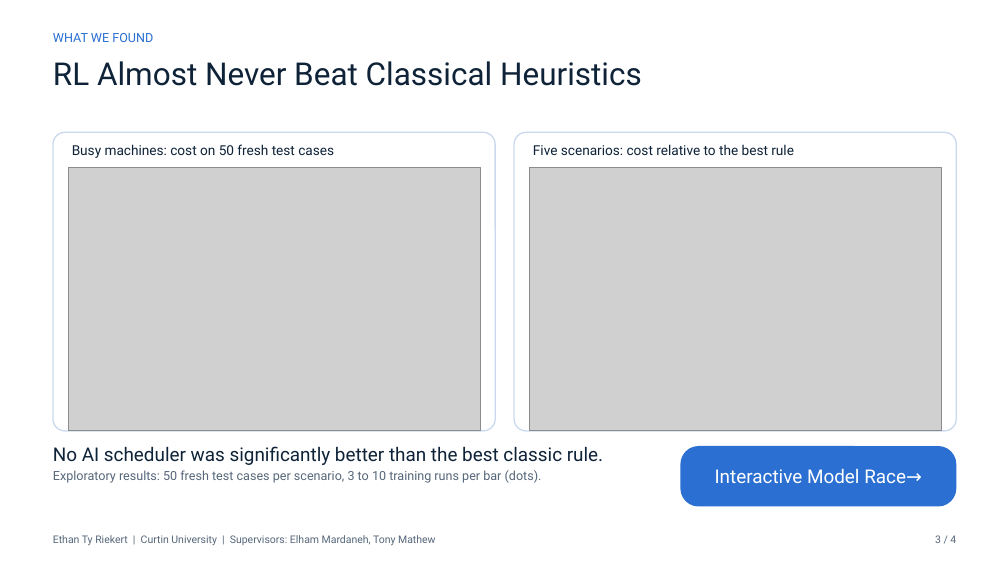
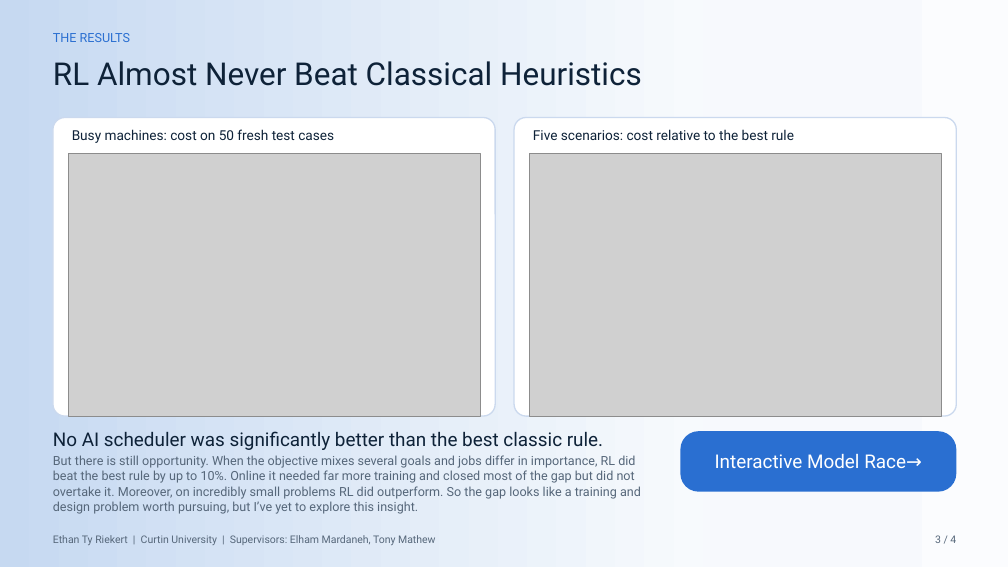
Before and after one commit to Ethan-Ty-Riekert/Neural-Knapsack-Research-Project, a slide deck: slide 3 of app/slides/Final_Presentation.pptx. Drawn at 1008x567 pixels with LibreOffice and Linux fonts; fonts in the diff are those of the drawing; grey boxes stand for pictures. Boxes give left, top, right and bottom in pixels: in the first picture for what was removed or moved away, otherwise in the second. Text is boxed around its words. In the diff, an @@ line names an element or a change of style, - is before the commit and + after.

```diff
--- a/app/slides/Final_Presentation.pptx
+++ b/app/slides/Final_Presentation.pptx
@@ background #FFFFFF to gradient #FBFCFE to #F7F9FD to #F7FAFD to #C6D9F1 @@
@@ text at bbox=[53, 33, 130, 42]: text changed @@
-WHAT WE FOUND
+THE RESULTS
@@ 3 rounded rectangles, 2 pictures, 2 texts: place and size @@
-3 rounded rectangles, 2 pictures, 2 texts at bbox=[53, 132, 957, 507]
+3 rounded rectangles, 2 pictures, 2 texts at bbox=[53, 117, 957, 492]
@@ text "No AI scheduler was significantly ...": place and size @@
-text "No AI scheduler was significantly ..." at bbox=[53, 446, 603, 483]
+text "No AI scheduler was significantly ..." at bbox=[53, 431, 641, 514]
@@ text at bbox=[53, 455, 641, 514]: text changed @@
-Exploratory results: 50 fresh test cases per scenario, 3 to 10 training runs per bar (dots).
+But there is still opportunity. When the objective mixes several goals and jobs differ in importance, RL did beat the best rule by up to 10%. Online it needed far more training and closed most of the gap but did not overtake it. Moreover, on incredibly small problems RL did outperform. So the gap looks like a training and design problem worth pursuing, but I’ve yet to explore this insight.
```
Also in this commit, not shown: 2 other slides changed, 1 slide added, 1 slide removed, 22 other files.
